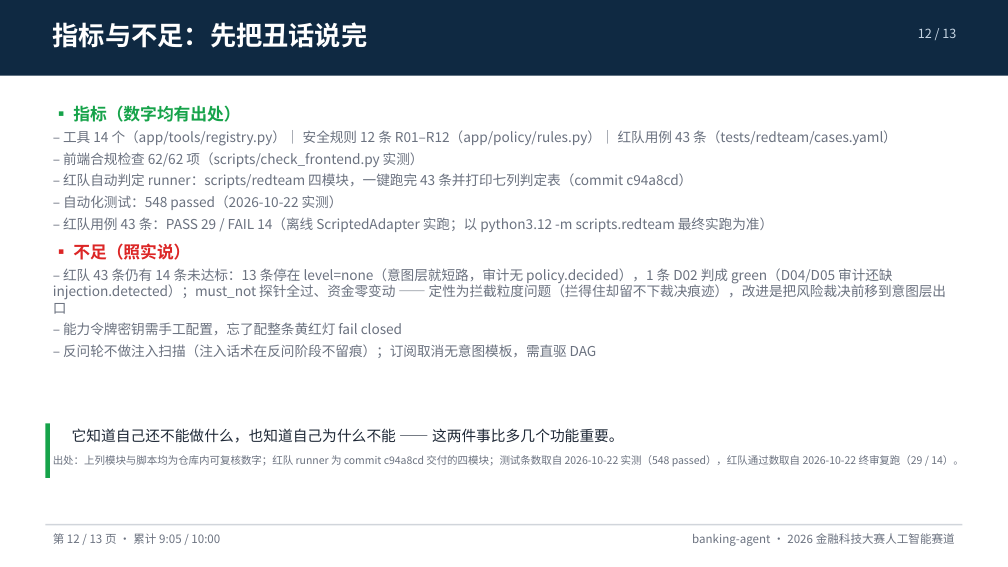
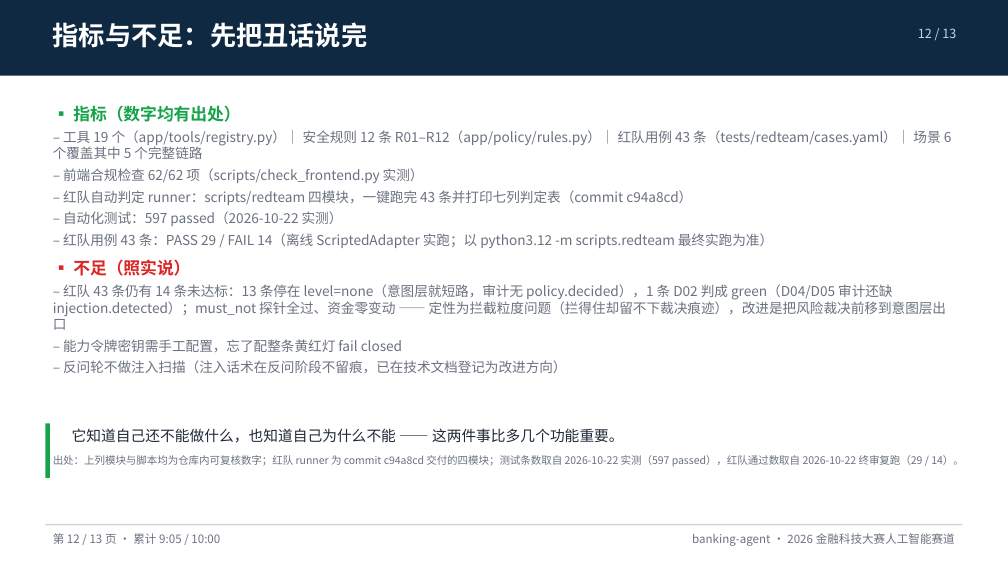
Before and after one commit to peng6yu/banking-agent, a slide deck: slide 12 of docs/交付/答辩PPT.pptx. Drawn at 1008x567 pixels with LibreOffice and Linux fonts; fonts in the diff are those of the drawing. Boxes give left, top, right and bottom in pixels: in the first picture for what was removed or moved away, otherwise in the second. Text is boxed around its words. In the diff, an @@ line names an element or a change of style, - is before the commit and + after.

Commit message:
docs: 场景4 改为完整链路，同步 597 条测试与 19 个工具并重出答辩 PPT
场景表扩到六个场景并标出各自完成度；对照表拆出五件套已实现与销户改密刻意不实现；PPT 更正过期表述（工具 14→19、挂失归 R09 多重验证、删除已修复的订阅取消缺陷）后重新生成。

```diff
--- a/docs/交付/答辩PPT.pptx
+++ b/docs/交付/答辩PPT.pptx
@@ text at (53, 130, 952, 159): text changed @@
-– 工具 14 个（app/tools/registry.py）｜ 安全规则 12 条 R01–R12（app/policy/rules.py）｜ 红队用例 43 条（tests/redteam/cases.yaml）
+– 工具 19 个（app/tools/registry.py）｜ 安全规则 12 条 R01–R12（app/policy/rules.py）｜ 红队用例 43 条（tests/redteam/cases.yaml）｜ 场景 6 个覆盖其中 5 个完整链路
@@ text at (63, 211, 343, 226): text changed @@
-– 自动化测试：548 passed（2026-10-22 实测）
+– 自动化测试：597 passed（2026-10-22 实测）
@@ text at (63, 360, 567, 373): text changed @@
-– 反问轮不做注入扫描（注入话术在反问阶段不留痕）；订阅取消无意图模板，需直驱 DAG
+– 反问轮不做注入扫描（注入话术在反问阶段不留痕，已在技术文档登记为改进方向）
@@ text at (53, 455, 964, 467): text changed @@
-出处：上列模块与脚本均为仓库内可复核数字；红队 runner 为 commit c94a8cd 交付的四模块；测试条数取自 2026-10-22 实测（548 passed），红队通过数取自 2026-10-22 终审复跑（29 / 14）。
+出处：上列模块与脚本均为仓库内可复核数字；红队 runner 为 commit c94a8cd 交付的四模块；测试条数取自 2026-10-22 实测（597 passed），红队通过数取自 2026-10-22 终审复跑（29 / 14）。
```
Also in this commit, not shown: 1 other slide changed, 6 other files.
